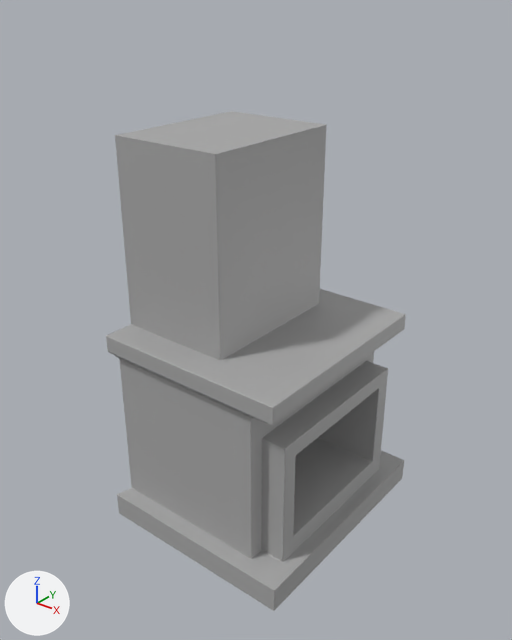
One commit to the FBX model GameJamBrackys2025/Assets/Models/Furniture/Chimney.fbx: the scene before it, then after it.
Before and after are seen from a 50 mm lens placed at (2.1, -2.31, 3.32), pointed at (-0.16, 0.52, 1.57). The lights are fixed; the arrows at lower left show +X, +Y and +Z. Where no turn or scale is listed for an object, it has been applied to the vertices.

The scene before the commit, as lines of its bpy script (objects in view):
```python
me_mesh = bpy.data.meshes.new('Mesh')
me_mesh.from_pydata(...)  # 597 vertices, 570 faces; spans x -0.79..0.48, y -0.71..0.71, z -0.63..1.67
me_mesh.materials.append(mat_standardsurface1)  # grey #aaaaaa
ob_pcube3 = bpy.data.objects.new('pCube3', me_mesh)
ob_pcube3.location = (0.0, 0.581, 0.917)
```
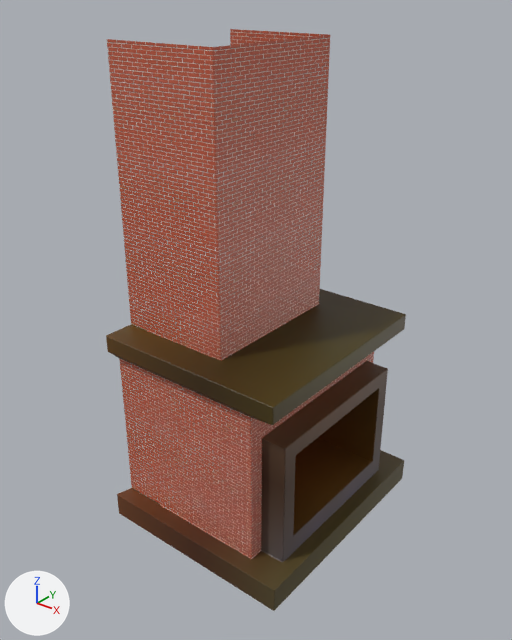
The newer file is also turned or shifted as a whole; pictures and numbers use the older file's frame.

Boxes (x1, y1, x2, y2) around the edits, measured in the pictures (512 x 640 px; the box of a moved part takes in the faces that stretch with it):
'pCube3', reshaped (16% taller): before (106, 111, 406, 611); after (106, 29, 406, 611)
part 1 of me_mesh, moved or reshaped: before (115, 111, 406, 517); after (107, 29, 406, 517)
part 2 of me_mesh, recoloured (grey to brown): (106, 304, 405, 611) in both
part 3 of me_mesh, recoloured (grey to brown): (119, 174, 374, 559) in both

What the commit changed:
Picture 'brick.jpg' (img_brick_jpg) is new.
Picture 'MainTexture.png' (img_maintexture_png) is new.
Material 'lambert31' (mat_lambert31) is new.
Uses the picture img_brick_jpg.
Material 'lambert25' (mat_lambert25) is new.
Its texture is img_maintexture_png.
me_mesh is used by ob_pcube3; location (0.0, 0.581, 0.917).
me_mesh had 597 vertices, 570 faces and spanned x -0.79..0.48, y -0.71..0.71, z -0.63..1.67.
me_mesh now has 598 vertices, 564 faces and spans x -0.79..0.48, y -0.71..0.71, z -0.63..2.13.
Part 1, on me_mesh:
39 vertices are removed from x -0.76..0.39, y -0.61..0.61, z -0.63..1.67.
158 faces are deleted.
15 vertices in x -0.77..-0.08, y -0.46..0.46, z 1.4 move by (0.0, 0.0, 0.05).
8 vertices in x -0.76..-0.48, y -0.31..0.31, z 0.27..1.54 move by (0.0, 0.0, 0.46).
8 vertices move from x -0.77..0.39, y -0.46..0.46, z -0.48..1.67 to x -0.77..0.39, y -0.46..0.46, z -0.48..1.78.
12 vertices are added at x -0.79..0.39, y 0.0..0.51, z -0.48..2.0.
13 new vertices lie (0.0, 0.0, 0.33) away from vertices in x -0.64..-0.08, y -0.46..0.46, z 1.4.
15 new vertices lie (0.0, 0.0, 0.35) away from vertices in x -0.77..-0.08, y -0.46..0.46, z 1.67..1.78.
105 new faces join them, mat_lambert25 (picture img_maintexture_png).
47 new faces join them, mat_lambert31.
me_mesh part 2: 321 faces spanning x -0.79..0.48, y -0.71..0.71, z -0.63..2.0 switch from mat_standardsurface1 (grey #aaaaaa) to mat_lambert25 (picture img_maintexture_png).
me_mesh part 3: 118 faces spanning x -0.77..0.25, y -0.61..0.61, z -0.48..1.45 switch from mat_standardsurface1 (grey #aaaaaa) to mat_lambert31.
